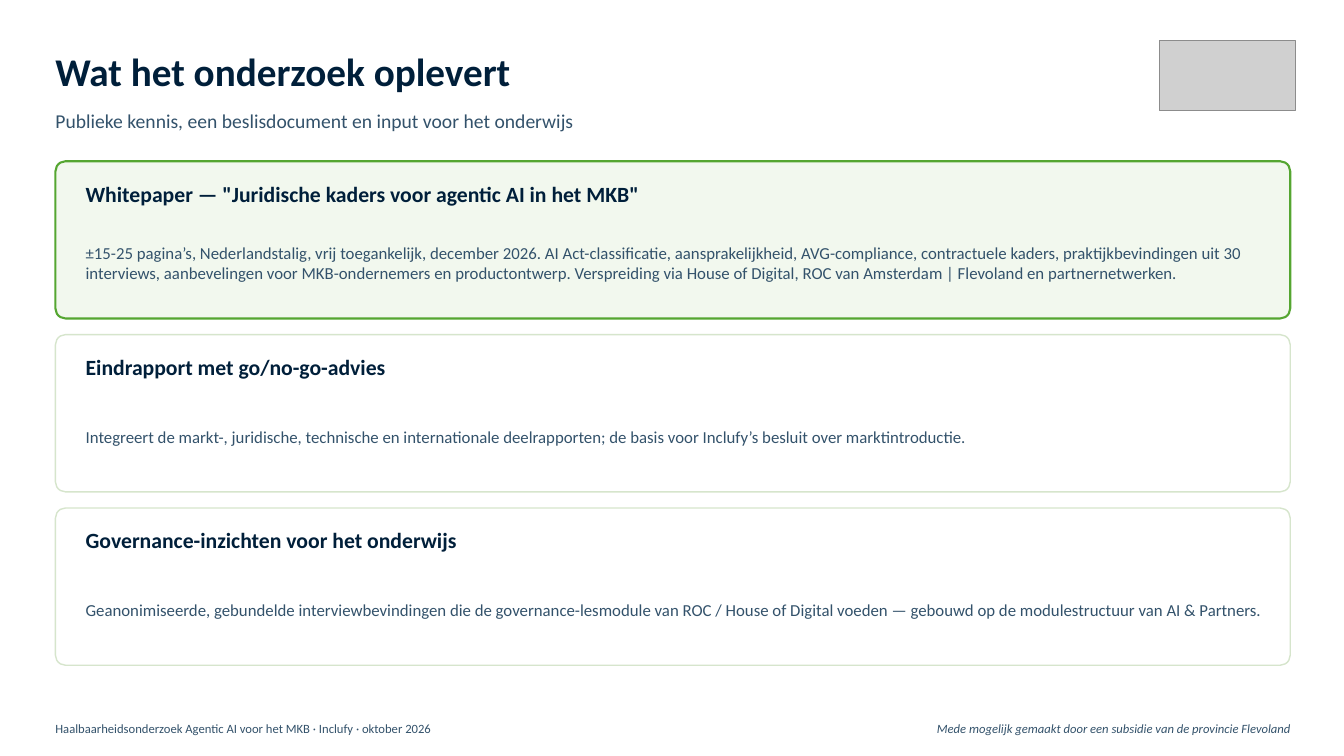
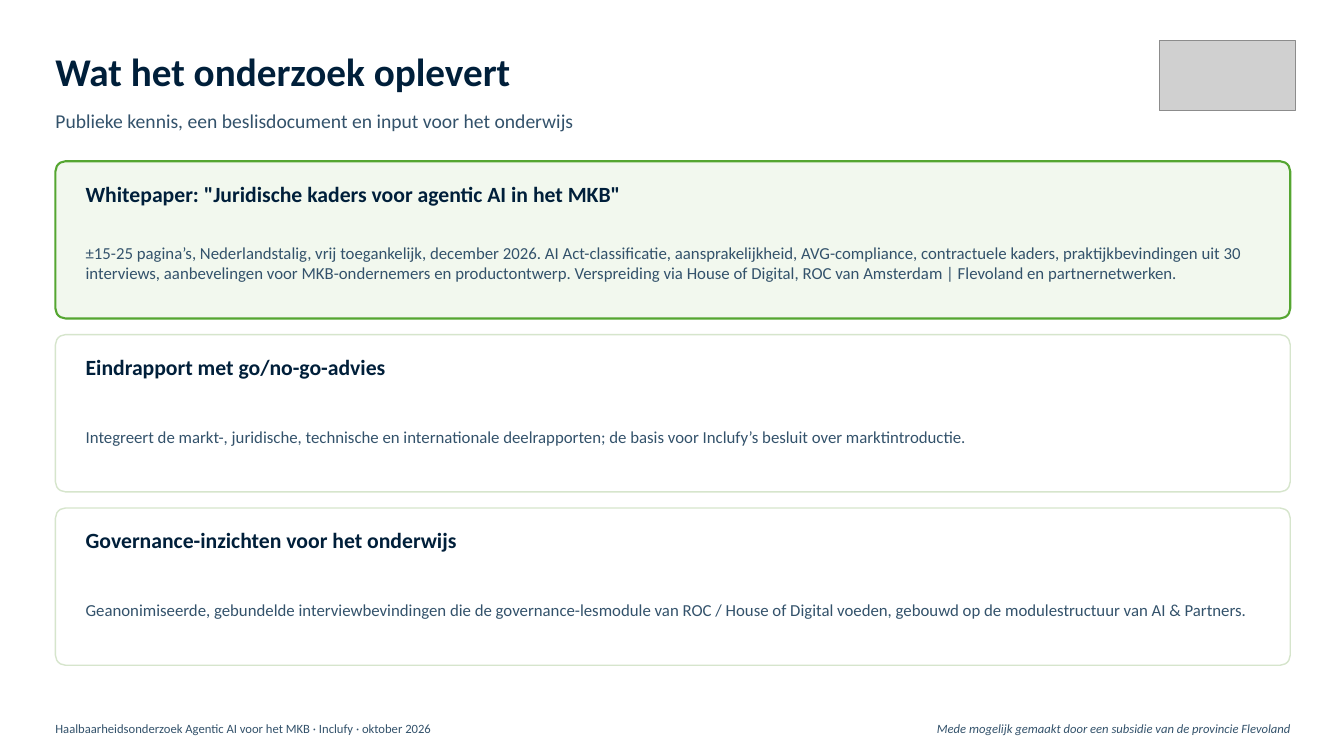
Before and after one commit to Inclufy/legal, a slide deck: slide 5 of MIT-28436/communicatie/Onderzoekssamenvatting_AgenticAI_Inclufy.pptx. Drawn at 1344x756 pixels with LibreOffice and Linux fonts; fonts in the diff are those of the drawing; grey boxes stand for pictures. Boxes give left, top, right and bottom in pixels: in the first picture for what was removed or moved away, otherwise in the second. Text is boxed around its words. In the diff, an @@ line names an element or a change of style, - is before the commit and + after.

```diff
--- a/MIT-28436/communicatie/Onderzoekssamenvatting_AgenticAI_Inclufy.pptx
+++ b/MIT-28436/communicatie/Onderzoekssamenvatting_AgenticAI_Inclufy.pptx
@@ text at [86,186,620,206]: text changed @@
-Whitepaper — "Juridische kaders voor agentic AI in het MKB"
+Whitepaper: "Juridische kaders voor agentic AI in het MKB"
@@ text at [86,604,1246,619]: text changed @@
-Geanonimiseerde, gebundelde interviewbevindingen die de governance-lesmodule van ROC / House of Digital voeden — gebouwd op de modulestructuur van AI & Partners.
+Geanonimiseerde, gebundelde interviewbevindingen die de governance-lesmodule van ROC / House of Digital voeden, gebouwd op de modulestructuur van AI & Partners.
```
Also in this commit, not shown: 4 other slides changed, 1 other file.
